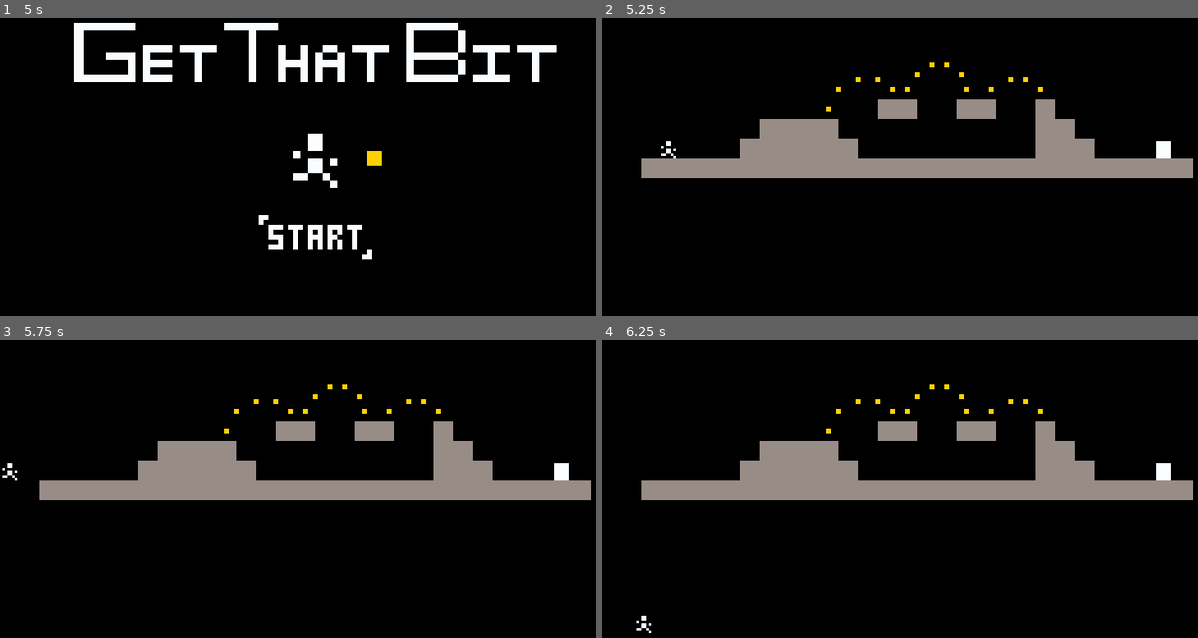
Above: before the commit, frames 1-4 (two rows, left to right).
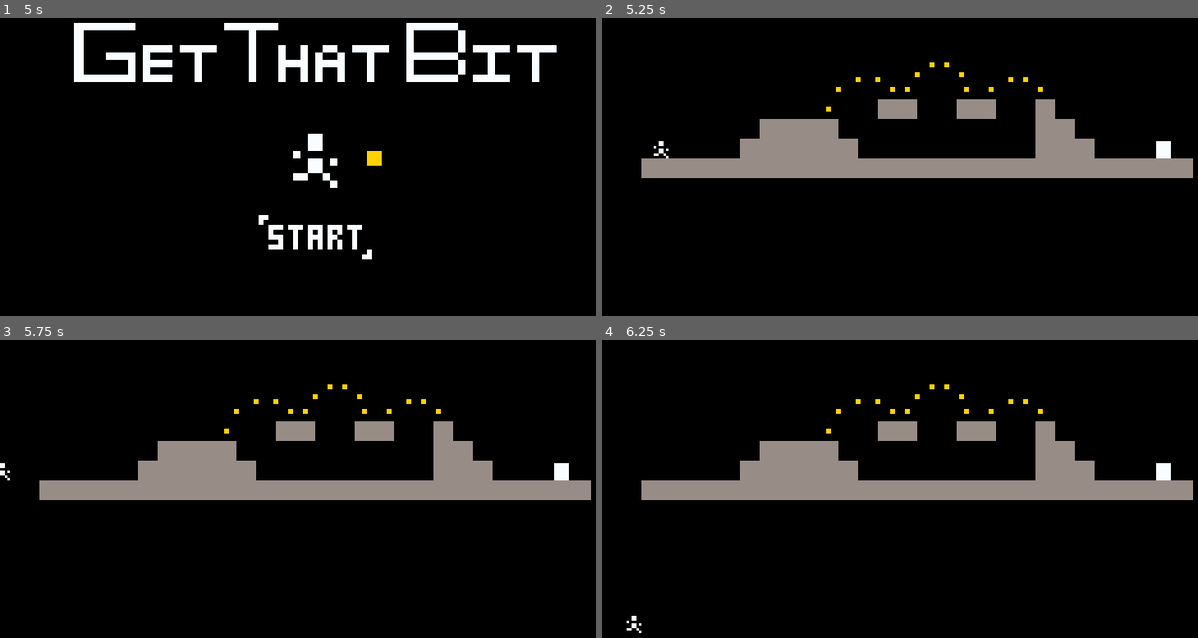
Above: after the commit, the same moments.

Repository: sugarvoid/cave-and-jumps
Game: Godot game, scene res://menu/title_screen.tscn
Two runs of this game, one before a commit and one after it. Both use one fixed random seed, a clock stepped at 60 frames per second and the inputs below.
Inputs (mouse positions are in pixels of both pictures, inside the frame that each line leads up to):
- Up to frame 1 (5 s): click (315, 238) at 0.5 s; tap Enter at 1.25 s; hold Space (jump) 1.28-2.03 s; hold D (right) 1.28-2.78 s; tap Space (jump) at 2.1, 2.27, 2.57, 2.75, 3.6, 3.77, 4.07 s; hold A (left) 2.78-3.53 s; hold Space (jump) 2.78-3.53 s; hold D (right) from 3.53 s (still down); hold Space (jump) from 4.28 s (still down); tap Escape (ui_cancel) at 4.9 s
- Up to frame 2 (5.25 s): release D (right) at 5.03 s; release Space (jump) at 5.03 s; hold A (left) from 5.03 s (still down); tap Space (jump) at 5.1 s
- Up to frame 3 (5.75 s): keep holding A (left); tap Space (jump) at 5.27, 5.57 s
- Up to frame 4 (6.25 s): release A (left) at 5.78 s; hold D (right) from 5.78 s (still down); hold Space (jump) from 5.78 s (still down)

Frame 1 is identical in both runs. In frame 2, less than 0.1% of the frame differs, in the area x 8-13%, y 41-48%; in frame 3, less than 0.1%; in frame 4, less than 0.1%, in the area x 4-9%, y 92-99%.

Commit message:
Add check for controller input to start game

Diff:
--- a/src/menu/title_screen.gd
+++ b/src/menu/title_screen.gd
@@ -4,5 +4,11 @@
 func _ready():
 	$TextureButton.grab_focus()
 
+
+func _process(delta):
+	if Input.is_action_just_pressed("jump"):
+		_on_texture_button_pressed()
+
+
 func _on_texture_button_pressed():
 	get_tree().change_scene_to_file("res://level/level_1000.tscn")
